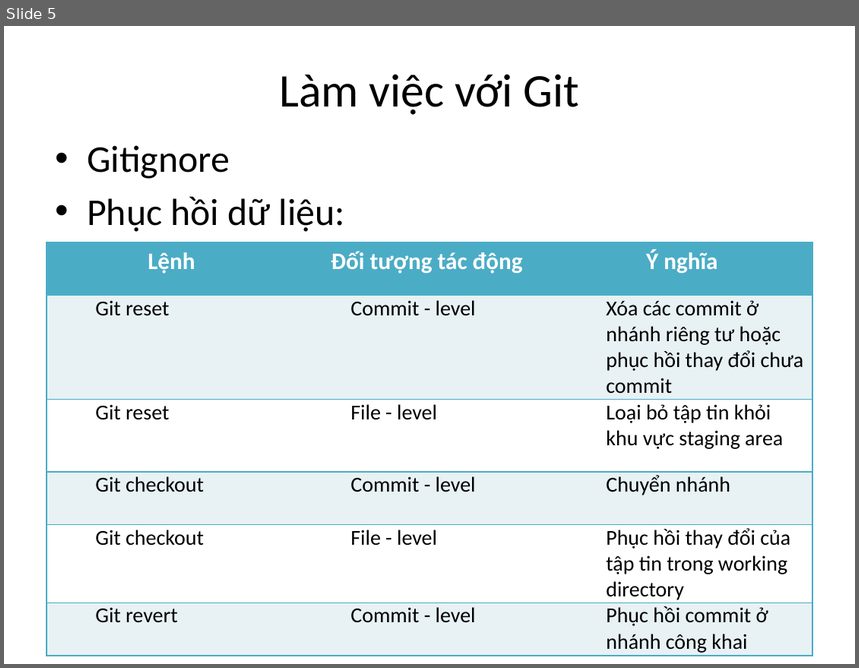
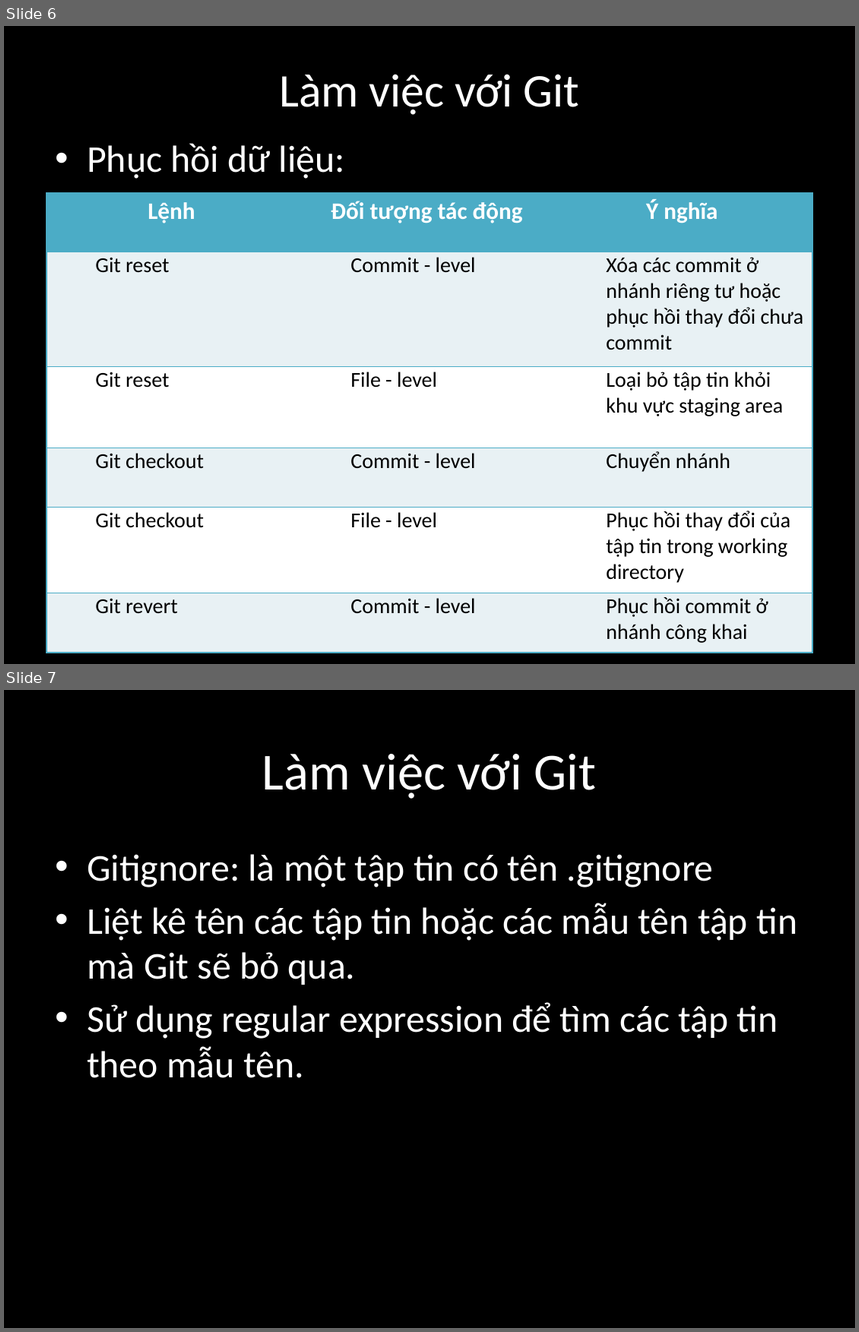
Before and after one commit to ducha228/Seminar, a slide deck: Seminar Git HaND/Seminar_Git_Slide.pptx. Shown one above the other, each under a label of ours: slide 5 before the commit, slides 6 and 7 after it. The pictures are 859x668 and 859x1332 pixels, drawn with LibreOffice and Linux fonts; fonts in the diff are those of the drawing. Boxes give left, top, right and bottom in pixels: in the first picture for what was removed or moved away, otherwise in the second. Text is boxed around its words. In the diff, an @@ line names an element or a change of style, - is before the commit and + after.

```diff
--- a/Seminar Git HaND/Seminar_Git_Slide.pptx
+++ b/Seminar Git HaND/Seminar_Git_Slide.pptx
@@ slide 7 added at box(4, 690, 855, 1328), background #000000 @@
@@ title added at box(262, 754, 596, 799), 44 pt, text #FFFFFF @@
+Làm việc với Git
@@ text added at box(87, 854, 797, 1078), 32 pt, text #FFFFFF @@
+• Gitignore: là một tập tin có tên .gitignore
+• Liệt kê tên các tập tin hoặc các mẫu tên tập tin mà Git sẽ bỏ qua.
+• Sử dụng regular expression để tìm các tập tin theo mẫu tên.
@@ what was slide 5 is now slide 6 @@
@@ slide 6 changed as well @@
@@ background #FFFFFF to #000000 @@
@@ title "Làm việc với Git" at box(279, 74, 579, 115): text colour #000000 to #FFFFFF @@
@@ text "Phục hồi dữ liệu:" at box(87, 143, 345, 179): text colour #000000 to #FFFFFF @@
@@ text at box(87, 145, 230, 179): paragraph removed @@
-• Gitignore
@@ table: place and size @@
-table at box(47, 243, 813, 656)
+table at box(47, 193, 813, 652)
```
Also in this commit, not shown: 5 other slides changed, 16 other slides added, 1 slide removed, 1 other file.
